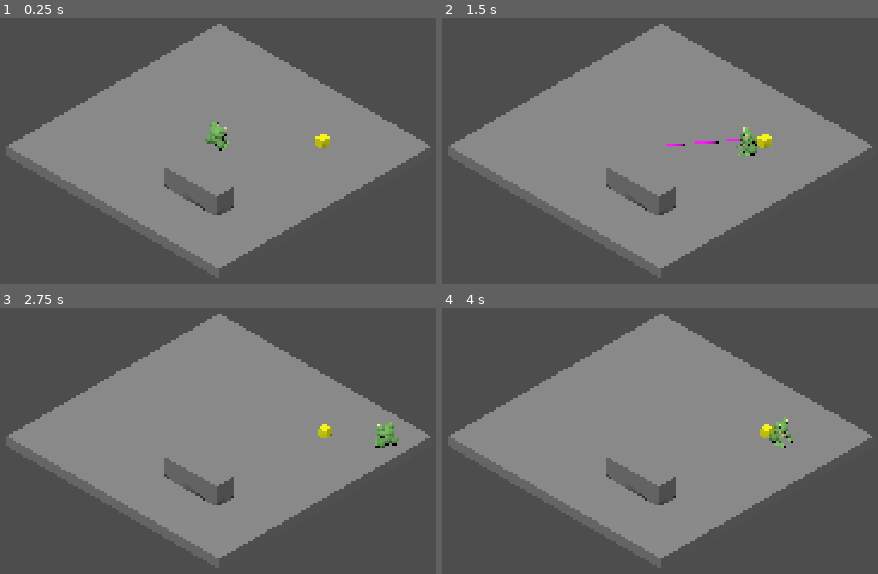
Above: before the commit, frames 1-4 (two rows, left to right).
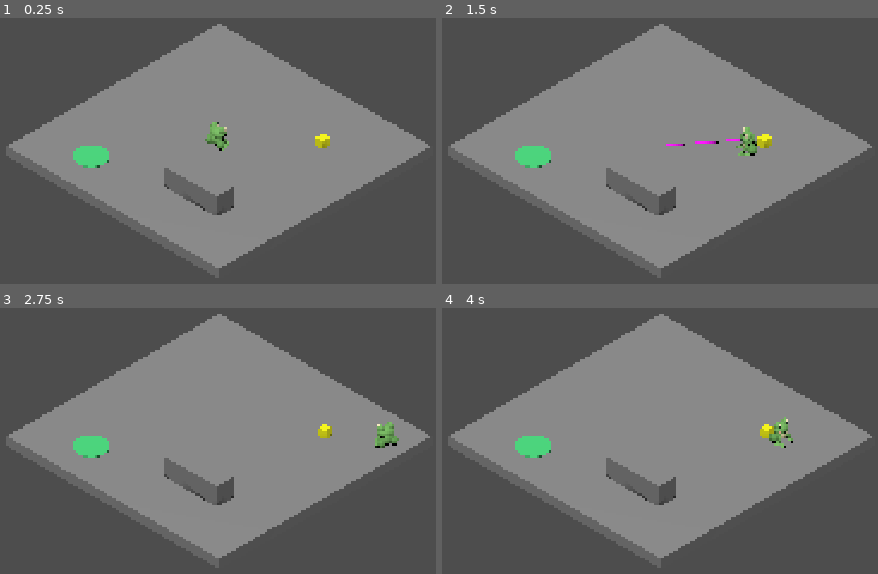
Above: after the commit, the same moments.

Repository: Insider92/froppy-game
Game: Godot game, scene res://scenes/test_level.tscn
Same seed, same stepped clock (60 frames per second), same inputs: the game is played once before the commit and once after it.
Inputs (mouse positions are in pixels of both pictures, inside the frame that each line leads up to):
- Up to frame 1 (0.25 s): no input
- Up to frame 2 (1.5 s): tap Enter at 0.5 s; move the mouse to (834, 124) at 0.52 s; hold D (move_right) 0.53-1.28 s; right-click (834, 124) at 0.6 s; move the mouse to (498, 169) at 1.27 s; hold S (move_backward) from 1.28 s (still down); click (498, 169) at 1.35 s
- Up to frame 3 (2.75 s): move the mouse to (296, 337) at 2.02 s; release S (move_backward) at 2.03 s; hold D (move_right) from 2.03 s (still down); right-click (296, 337) at 2.1 s
- Up to frame 4 (4 s): move the mouse to (620, 526) at 2.77 s; release D (move_right) at 2.78 s; hold W (move_forward) 2.78-3.53 s; click (620, 526) at 2.85 s; tap Space at 3.5 s; move the mouse to (outside the picture) at 3.52 s; hold A (move_left) from 3.53 s (still down); right-click (outside the picture) at 3.6 s

The runs differ from the first frame. In frame 1, 0.6% of the frame differs, in the area x 16-25%, y 48-57%; in frame 2, 0.6%; in frame 3, 0.6%; in frame 4, 0.6%.

Commit message:
feat: add tongue mechanics, object spitting, feedback animation, and win goal

Diff:
--- /dev/null
+++ b/scenes/goal.tscn
@@ -0,0 +1,28 @@
+[gd_scene format=3 uid="uid://byjickow3f4eu"]
+
+[ext_resource type="Script" uid="uid://cwhc1747t3u2q" path="res://scripts/spit_goal.gd" id="1_jbojv"]
+
+[sub_resource type="StandardMaterial3D" id="StandardMaterial3D_jbojv"]
+albedo_color = Color(0.2901961, 0.87058824, 0.5019608, 1)
+
+[sub_resource type="CylinderMesh" id="CylinderMesh_jbojv"]
+material = SubResource("StandardMaterial3D_jbojv")
+top_radius = 0.75
+bottom_radius = 0.75
+height = 0.05
+
+[sub_resource type="CylinderShape3D" id="CylinderShape3D_jbojv"]
+height = 0.5
+radius = 0.75
+
+[node name="Goal" type="Area3D" unique_id=978872437]
+collision_layer = 0
+script = ExtResource("1_jbojv")
+
+[node name="MeshInstance3D" type="MeshInstance3D" parent="." unique_id=541259317]
+transform = Transform3D(1, 0, 0, 0, 1, 0, 0, 0, 1, 0, 0.025, 0)
+mesh = SubResource("CylinderMesh_jbojv")
+
+[node name="CollisionShape3D" type="CollisionShape3D" parent="." unique_id=1532976940]
+transform = Transform3D(1, 0, 0, 0, 1, 0, 0, 0, 1, 0, 0.25, 0)
+shape = SubResource("CylinderShape3D_jbojv")
--- a/scenes/test_level.tscn
+++ b/scenes/test_level.tscn
@@ -2,6 +2,7 @@
 
 [ext_resource type="PackedScene" uid="uid://d2vrkgx8r0sau" path="res://scenes/frog.tscn" id="1_gojnm"]
 [ext_resource type="PackedScene" uid="uid://cps8ucrltwt10" path="res://scenes/pullable_object.tscn" id="2_1c2mv"]
+[ext_resource type="PackedScene" uid="uid://byjickow3f4eu" path="res://scenes/goal.tscn" id="3_j6w7d"]
 
 [sub_resource type="BoxMesh" id="BoxMesh_ajwad"]
 size = Vector3(12, 0.5, 12)
@@ -51,3 +52,30 @@
 
 [node name="PullableObject" parent="." unique_id=1633778880 instance=ExtResource("2_1c2mv")]
 transform = Transform3D(1, 0, 0, 0, 1, 0, 0, 0, 1, 3, 0.2, -3)
+
+[node name="Goal" parent="." unique_id=978872437 node_paths=PackedStringArray("win_screen") instance=ExtResource("3_j6w7d")]
+transform = Transform3D(1, 0, 0, 0, 1, 0, 0, 0, 1, -3.009, 0, 4.088)
+win_screen = NodePath("../CanvasLayer/WinScreen")
+
+[node name="CanvasLayer" type="CanvasLayer" parent="." unique_id=1872242600]
+
+[node name="WinScreen" type="ColorRect" parent="CanvasLayer" unique_id=2112434204]
+visible = false
+anchors_preset = 15
+anchor_right = 1.0
+anchor_bottom = 1.0
+grow_horizontal = 2
+grow_vertical = 2
+color = Color(0, 0, 0, 0.54901963)
+
+[node name="Label" type="Label" parent="CanvasLayer/WinScreen" unique_id=1501839092]
+layout_mode = 1
+anchors_preset = 15
+anchor_right = 1.0
+anchor_bottom = 1.0
+grow_horizontal = 2
+grow_vertical = 2
+theme_override_font_sizes/font_size = 64
+text = "YOU WIN!"
+horizontal_alignment = 1
+vertical_alignment = 1
--- a/scripts/spit_goal.gd
+++ b/scripts/spit_goal.gd
@@ -8,6 +8,8 @@
 
 ## Pauses the game after the goal is completed.
 @export var pause_on_win: bool = true
+
+@onready var goal_collision: CollisionShape3D = $CollisionShape3D
 
 var is_completed: bool = false
 
@@ -20,9 +22,71 @@
 
 
 func _on_body_entered(body: Node3D) -> void:
-	if is_completed or not body.is_in_group("tongue_pullable"):
+	if (
+		is_completed
+		or not body.is_in_group("tongue_pullable")
+	):
 		return
 
+	# Keep checking while the object overlaps the goal.
+	while (
+		is_instance_valid(body)
+		and overlaps_body(body)
+		and not is_completed
+	):
+		if _is_fully_inside_goal(body):
+			_complete_goal(body)
+			return
+
+		await get_tree().physics_frame
+
+
+func _is_fully_inside_goal(body: Node3D) -> bool:
+	var goal_shape := goal_collision.shape as CylinderShape3D
+	var body_collision := (
+		body.get_node_or_null("CollisionShape3D") as CollisionShape3D
+	)
+
+	if goal_shape == null or body_collision == null:
+		return false
+
+	var box_shape := body_collision.shape as BoxShape3D
+
+	if box_shape == null:
+		return false
+
+	var half_size: Vector3 = box_shape.size / 2.0
+
+	# Check every corner of the rotated box.
+	for x_sign: float in [-1.0, 1.0]:
+		for y_sign: float in [-1.0, 1.0]:
+			for z_sign: float in [-1.0, 1.0]:
+				var local_corner := Vector3(
+					half_size.x * x_sign,
+					half_size.y * y_sign,
+					half_size.z * z_sign
+				)
+
+				var world_corner: Vector3 = (
+					body_collision.to_global(local_corner)
+				)
+
+				var corner_in_goal: Vector3 = (
+					goal_collision.to_local(world_corner)
+				)
+
+				var horizontal_distance := Vector2(
+					corner_in_goal.x,
+					corner_in_goal.z
+				).length()
+
+				if horizontal_distance > goal_shape.radius:
+					return false
+
+	return true
+
+
+func _complete_goal(body: Node3D) -> void:
 	is_completed = true
 
 	if body is RigidBody3D:
